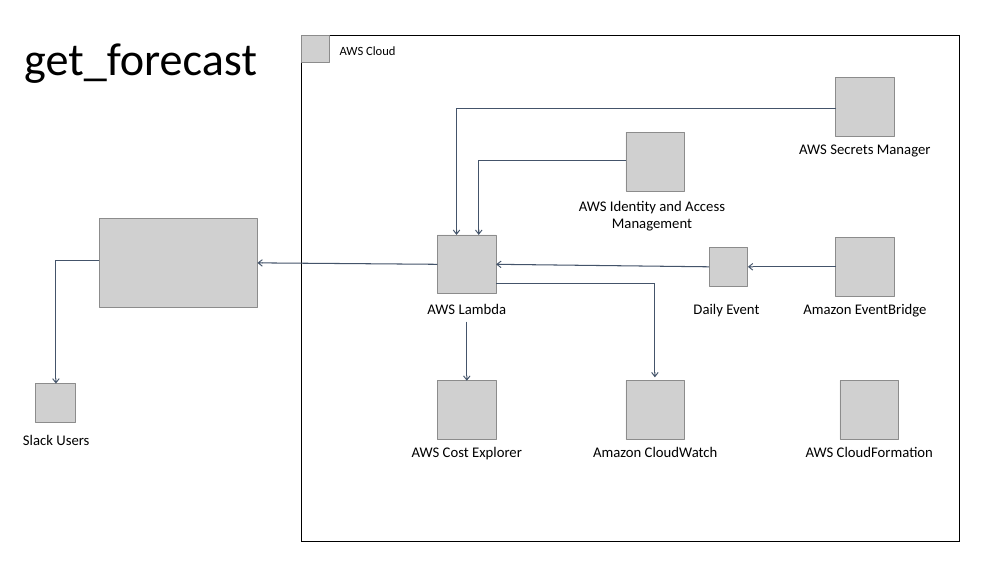
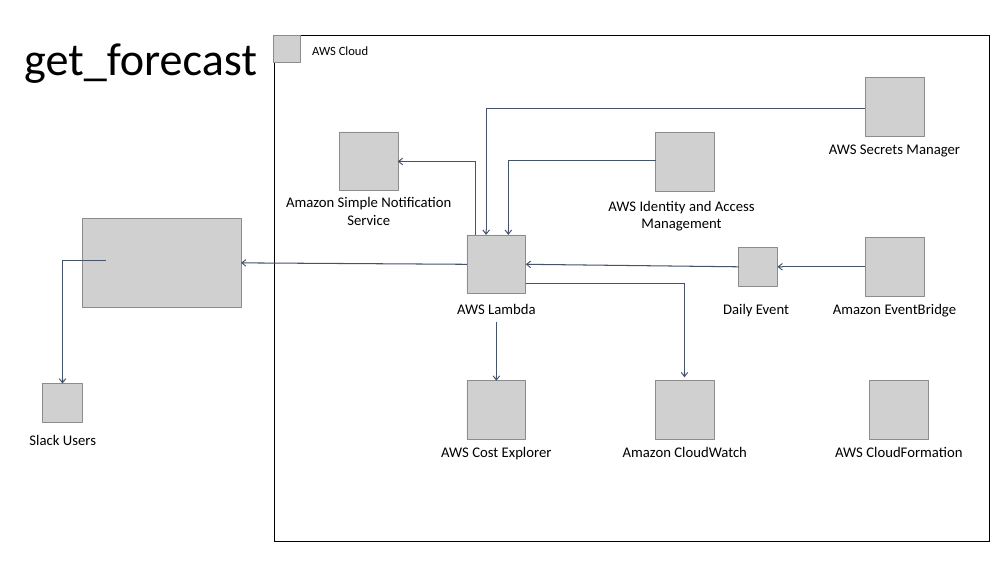
Before and after one commit to jimzucker/aws-forecast, a slide deck: slide 1 of images/aws_architecture.pptx. Drawn at 1008x567 pixels with LibreOffice and Linux fonts; fonts in the diff are those of the drawing; grey boxes stand for pictures. Boxes give left, top, right and bottom in pixels: in the first picture for what was removed or moved away, otherwise in the second. Text is boxed around its words. In the diff, an @@ line names an element or a change of style, - is before the commit and + after.

```diff
--- a/images/aws_architecture.pptx
+++ b/images/aws_architecture.pptx
@@ picture: place and size @@
-picture at [302,36,329,63]
+picture at [273,36,300,63]
@@ rectangle "AWS Cloud": place and size @@
-rectangle "AWS Cloud" at [302,36,960,542]
+rectangle "AWS Cloud" at [274,36,990,542]
@@ picture added at [340,132,399,191] @@
@@ freeform shape added at [398,161,476,234], outline #44546A 1 pt @@
@@ text added at [286,197,451,225], 14 pt, text #000000 @@
+Amazon Simple Notification Service
@@ picture: place and size @@
-picture at [99,219,257,308]
+picture at [83,219,241,308]
@@ 1 picture, 1 text, 1 freeform shape: place and size @@
-1 picture, 1 text, 1 freeform shape at [23,260,99,445]
+1 picture, 1 text, 1 freeform shape at [29,260,106,445]
@@ arrow moved from (438, 265) - (258, 263) to (467, 265) - (241, 263) @@
@@ 8 pictures, 8 texts, 3 arrows, 3 freeform shapes: place and size @@
-8 pictures, 8 texts, 3 arrows, 3 freeform shapes at [412,77,933,460]
+8 pictures, 8 texts, 3 arrows, 3 freeform shapes at [441,77,962,460]
```
Also in this commit, not shown: 6 other files.
